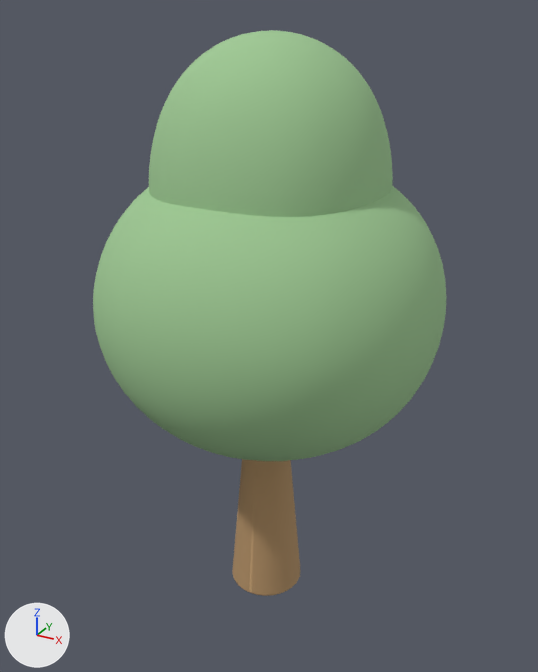
A saved change to the glTF model public/items/tree.gltf.
The view is the same before and after, from a camera (50 mm lens) standing at (3.14, -5.71, 5.67) and looking at (-0.05, 0.09, 2.77). The axes (+X, +Y, +Z) are drawn at lower left. The lights are the same throughout. Where no turn or scale is listed for an object, it has been applied to the vertices. Vertices at the same position are counted once.

The first picture shows 'Cube', 'Subdiv', 'trunk'.
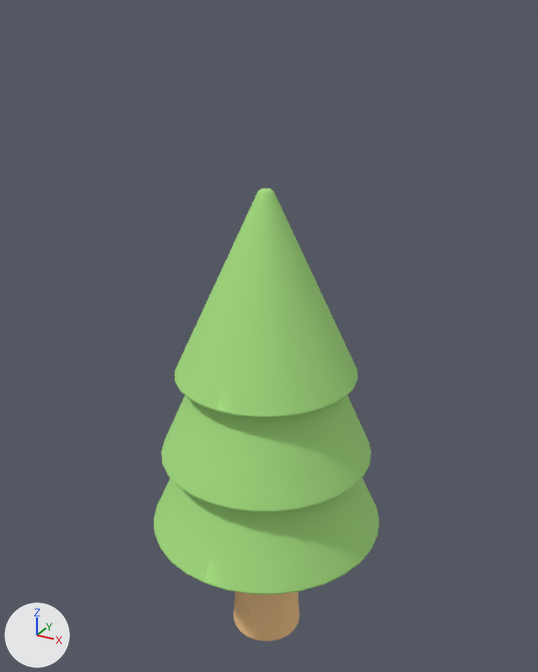
The newer file is also rescaled (x0.834), turned or shifted as a whole; pictures and numbers use the older file's frame.

The change, as a list of edits to the scene's bpy script:
```text
Change mat_material_0:
    mat_material_0.base_color: (0.459, 0.286, 0.137) -> (0.922, 0.575, 0.271)  # brown #b49267 -> beige #f6c88e
Change mat_material_1:
    mat_material_1.base_color: (0.345, 0.58, 0.294) -> (0.382, 0.737, 0.215)  # green #9fc894 -> green #a6df80
Change me_mesh_0:
    where me_mesh_0.from_pydata(...)  # 1172 vertices, 2304 faces; spans x -0.37..0.37, y -0.37..0.37, z -1.61..1.61
    used by ob_trunk; location = (-0.01, -0.03, 1.58)
    me_mesh_0 part 1: the whole mesh is scaled about its middle by (1, 1, 1.2), then moved by (0.0, 0.0, -0.32)
Add me_mesh_3:
    me_mesh_3.from_pydata(...)  # 901 vertices, 1740 faces; spans x -0.88..0.88, y -0.89..0.89, z -0.9..0.9
    me_mesh_3.materials.append(mat_material_1)  # green #a6df80
Add me_mesh_2_1:
    me_mesh_2_1.from_pydata(...)  # 1186 vertices, 2368 faces; spans x -1.06..1.06, y -1.06..1.06, z -1.2..1.17
    me_mesh_2_1.materials.append(mat_material_1)  # green #a6df80
Add me_mesh_1_1:
    me_mesh_1_1.from_pydata(...)  # 530 vertices, 1024 faces; spans x -1.19..1.19, y -1.19..1.19, z -1.32..1.32
    me_mesh_1_1.materials.append(mat_material_1)  # green #a6df80
Remove ob_cube:
    ob_cube = bpy.data.objects.new('Cube', me_mesh_1)
    ob_cube.location = (0.05, -0.04, 3.19)
Remove ob_subdiv:
    ob_subdiv = bpy.data.objects.new('Subdiv', me_mesh_2)
    ob_subdiv.location = (0.05, -0.04, 4.23)
Add ob_cone_3:
    ob_cone_3 = bpy.data.objects.new('Cone 3', me_mesh_3)
    ob_cone_3.location = (-0.01, -0.03, 3.33)
Add ob_cone_2:
    ob_cone_2 = bpy.data.objects.new('Cone 2', me_mesh_2_1)
    ob_cone_2.location = (-0.01, -0.03, 2.76)
Add ob_cone:
    ob_cone = bpy.data.objects.new('Cone', me_mesh_1_1)
    ob_cone.location = (-0.01, -0.03, 2.06)
```

What differs and where, as boxes (x1, y1, x2, y2) in the pictures (538 x 672 px):
'Cube', deleted (green)
    before: (93, 186, 446, 461)
'Subdiv', deleted (green)
    before: (149, 30, 393, 217)
'Cone 3', added (green)
    after: (175, 188, 358, 418)
'Cone 2', added (green)
    after: (161, 395, 371, 512)
'Cone', added (green)
    after: (154, 478, 379, 594)
'trunk', recoloured, mesh rescaled
    before: (232, 459, 300, 596)
    after: (234, 592, 300, 641)
